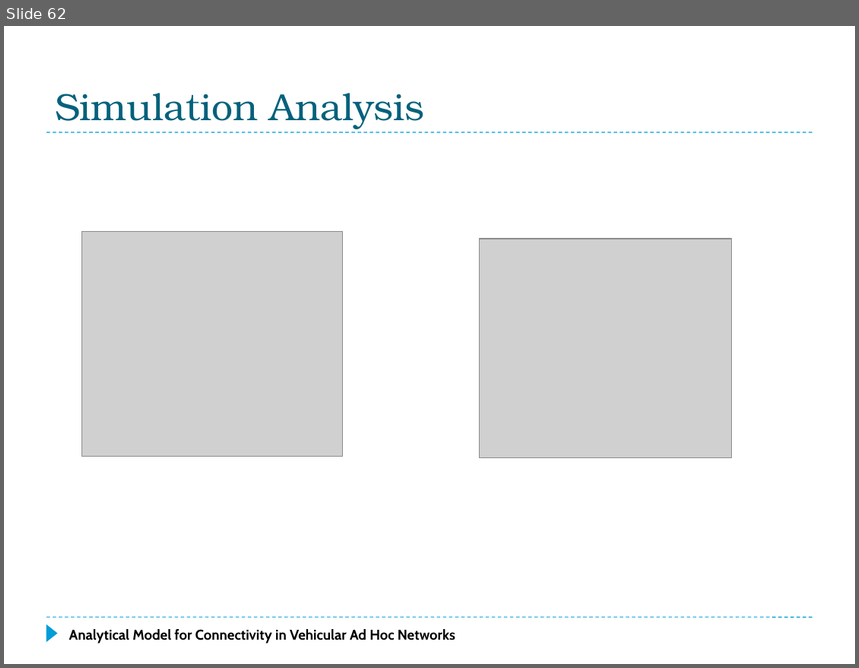
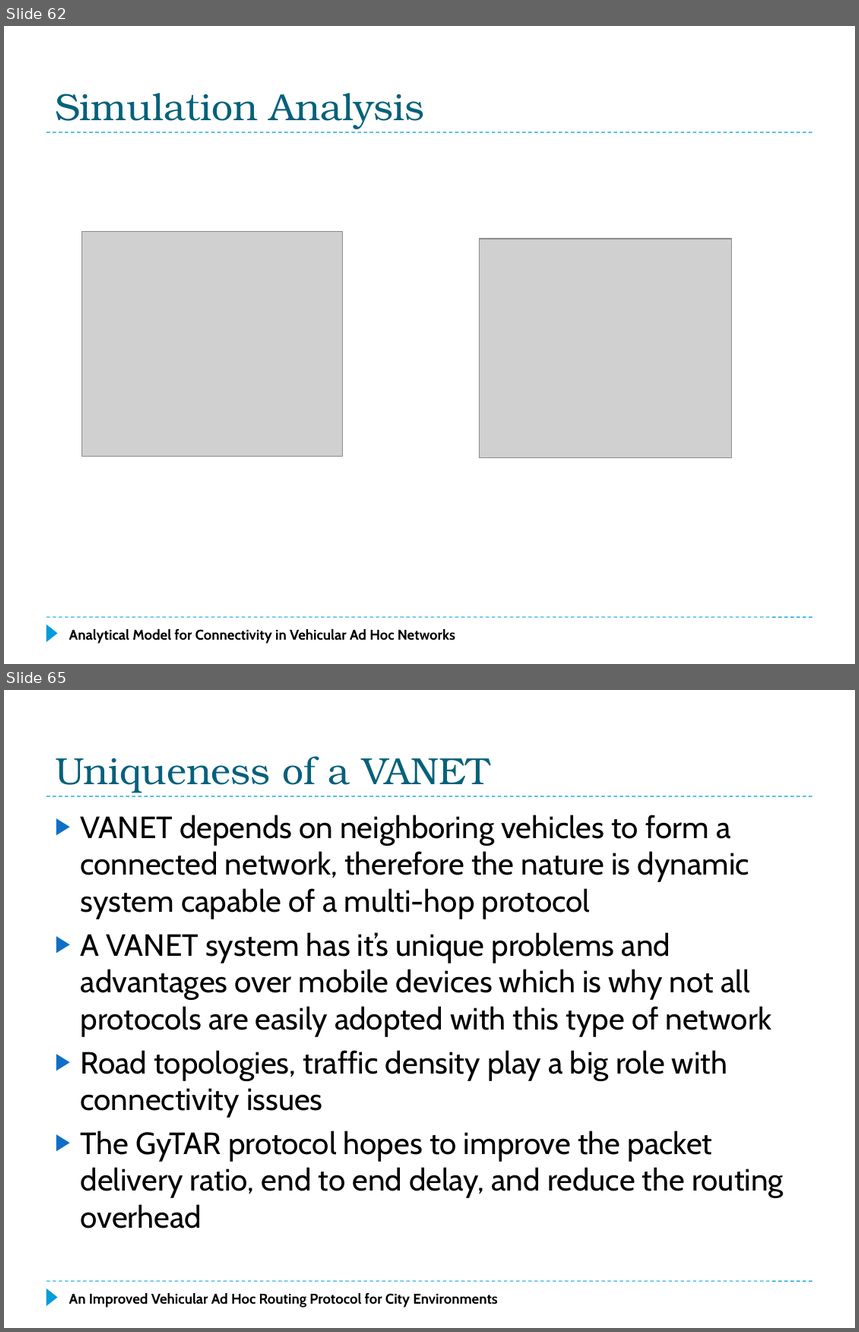
Before and after one commit to f33losopher/EEMaster_VANET, a slide deck: VANET_Felix.pptx. Shown one above the other, each under a label of ours: slide 62 before the commit, slides 62 and 65 after it; the slides between them are not shown. The pictures are 859x668 and 859x1332 pixels, drawn with LibreOffice and Linux fonts; fonts in the diff are those of the drawing; grey boxes stand for pictures. Boxes give left, top, right and bottom in pixels: in the first picture for what was removed or moved away, otherwise in the second. Text is boxed around its words. In the diff, an @@ line names an element or a change of style, - is before the commit and + after.

```diff
--- a/VANET_Felix.pptx
+++ b/VANET_Felix.pptx
@@ slide 65 added at [4,690,855,1328], background #FFFFFF; not listed: 3 template elements that a slide beside it also shows @@
@@ title added at [55,756,490,793], 32 pt, text #04617B @@
+Uniqueness of a VANET
@@ text added at [81,815,784,1229], 26 pt, text #000000 @@
+▶ VANET depends on neighboring vehicles to form a connected network, therefore the nature is dynamic system capable of a multi-hop protocol
+▶ A VANET system has it’s unique problems and advantages over mobile devices which is why not all protocols are easily adopted with this type of network
+▶ Road topologies, traffic density play a big role with connectivity issues
+▶ The GyTAR protocol hopes to improve the packet delivery ratio, end to end delay, and reduce the routing overhead
@@ text added at [69,1293,497,1308], 12 pt, text #000000, bold @@
+An Improved Vehicular Ad Hoc Routing Protocol for City Environments
```
Also in this commit, not shown: 8 other slides added, 1 other file.
